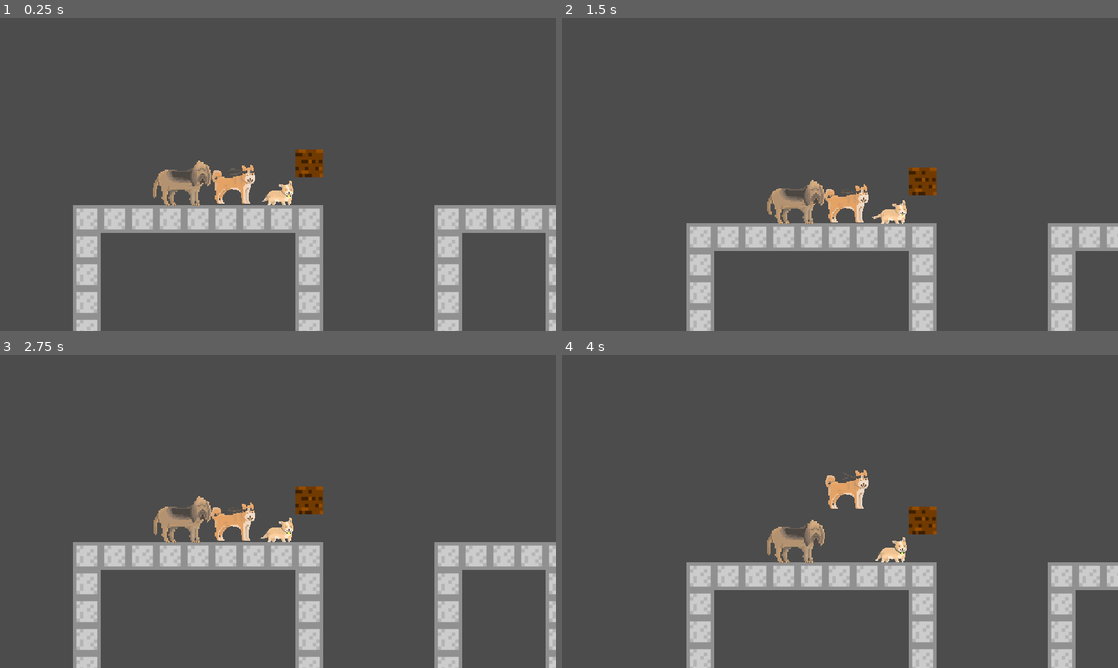
Above: before the commit, frames 1-4 (two rows, left to right).
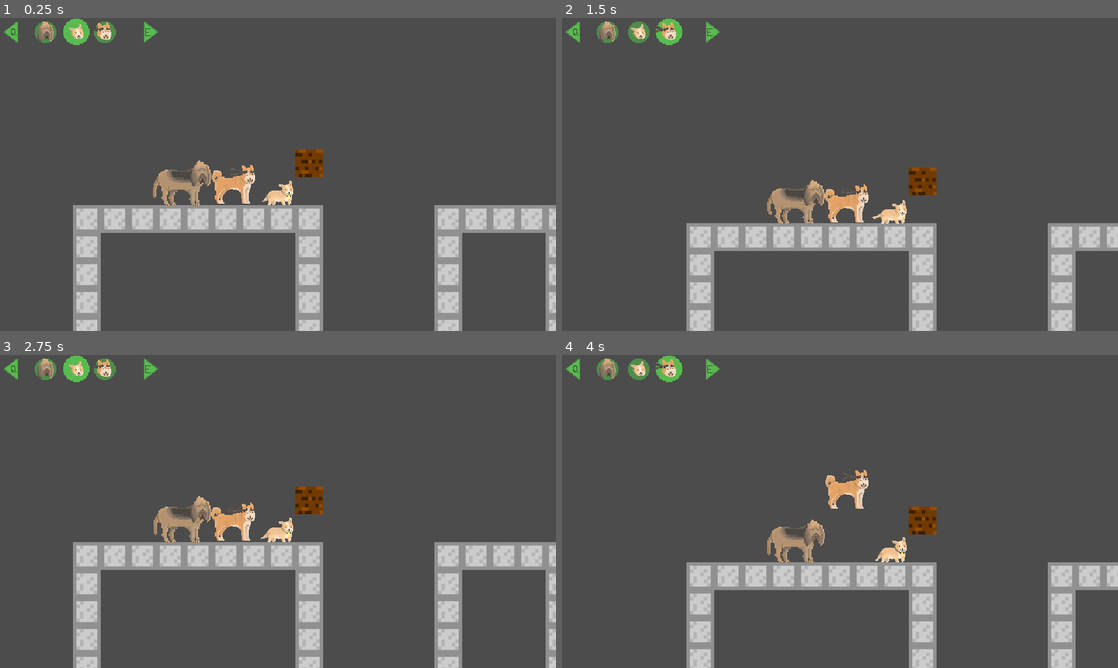
Above: after the commit, the same moments.

Repository: doge-io/temmie
Game: Godot game, scene res://levels/Level3.tscn
The game is run twice, just before and just after one commit, with the same random seed, the same clock (stepped at 60 frames per second) and the same inputs.
Inputs:
- Up to frame 1 (0.25 s): no input
- Up to frame 2 (1.5 s): hold E (ui_switch_right) from 0.53 s (still down); tap Up (ui_up) at 0.77 s
- Up to frame 3 (2.75 s): tap Up (ui_up) at 1.52 s; release E (ui_switch_right) at 2.03 s; hold Q (ui_switch_left) from 2.03 s (still down)
- Up to frame 4 (4 s): release Q (ui_switch_left) at 2.78 s; hold E (ui_switch_right) from 2.78 s (still down); tap Up (ui_up) at 3.02, 3.77 s

The runs differ from the first frame. In frame 1, 0.9% of the frame differs, in the area x 0-29%, y 0-9%; in frame 2, 0.9%; in frame 3, 0.9%; in frame 4, 0.9%.

Commit message:
Added HUD

Diff:
--- a/game/HUD/HUD.tscn
+++ b/game/HUD/HUD.tscn
@@ -2,17 +2,17 @@
 
 [ext_resource path="res://HUD/Q-Arrow.png" type="Texture" id=1]
 [ext_resource path="res://HUD/Bloodhound-Off.png" type="Texture" id=2]
-[ext_resource path="res://HUD/Corgi-Off.png" type="Texture" id=3]
+[ext_resource path="res://HUD/Corgi-On.png" type="Texture" id=3]
 [ext_resource path="res://HUD/Shibe-Off.png" type="Texture" id=4]
 [ext_resource path="res://HUD/E-Arrow.png" type="Texture" id=5]
 
-[node name="MarginContainer" type="MarginContainer"]
+[node name="HUD" type="MarginContainer"]
 
 anchor_left = 0.0
 anchor_top = 0.0
 anchor_right = 0.0
 anchor_bottom = 0.0
-margin_right = 8.0
+margin_right = 194.0
 margin_bottom = 40.0
 rect_pivot_offset = Vector2( 0, 0 )
 rect_clip_content = false
@@ -20,8 +20,9 @@
 mouse_default_cursor_shape = 0
 size_flags_horizontal = 1
 size_flags_vertical = 1
+_sections_unfolded = [ "Anchor" ]
 
-[node name="HBoxContainer" type="HBoxContainer" parent="." index="0"]
+[node name="Container" type="HBoxContainer" parent="." index="0"]
 
 anchor_left = 0.0
 anchor_top = 0.0
@@ -37,15 +38,15 @@
 size_flags_horizontal = 1
 size_flags_vertical = 1
 alignment = 0
+_sections_unfolded = [ "Anchor" ]
 
-[node name="TextureRect" type="TextureRect" parent="HBoxContainer" index="0"]
+[node name="Q" type="TextureRect" parent="Container" index="0"]
 
 anchor_left = 0.0
 anchor_top = 0.0
 anchor_right = 0.0
 anchor_bottom = 0.0
-margin_left = 11.0
-margin_right = 43.0
+margin_right = 32.0
 margin_bottom = 40.0
 rect_pivot_offset = Vector2( 0, 0 )
 rect_clip_content = false
@@ -56,7 +57,7 @@
 texture = ExtResource( 1 )
 stretch_mode = 0
 
-[node name="TextureRect2" type="TextureRect" parent="HBoxContainer" index="1"]
+[node name="Bloodhound" type="TextureRect" parent="Container" index="1"]
 
 anchor_left = 0.0
 anchor_top = 0.0
@@ -74,14 +75,14 @@
 texture = ExtResource( 2 )
 stretch_mode = 0
 
-[node name="TextureRect3" type="TextureRect" parent="HBoxContainer" index="2"]
+[node name="Corgi" type="TextureRect" parent="Container" index="2"]
 
 anchor_left = 0.0
 anchor_top = 0.0
 anchor_right = 0.0
 anchor_bottom = 0.0
-margin_left = 70.0
-margin_right = 102.0
+margin_left = 72.0
+margin_right = 104.0
 margin_bottom = 40.0
 rect_pivot_offset = Vector2( 0, 0 )
 rect_clip_content = false
@@ -91,8 +92,9 @@
 size_flags_vertical = 1
 texture = ExtResource( 3 )
 stretch_mode = 0
+_sections_unfolded = [ "Anchor" ]
 
-[node name="TextureRect4" type="TextureRect" parent="HBoxContainer" index="3"]
+[node name="Shiba" type="TextureRect" parent="Container" index="3"]
 
 anchor_left = 0.0
 anchor_top = 0.0
@@ -110,14 +112,14 @@
 texture = ExtResource( 4 )
 stretch_mode = 0
 
-[node name="TextureRect5" type="TextureRect" parent="HBoxContainer" index="4"]
+[node name="E" type="TextureRect" parent="Container" index="4"]
 
 anchor_left = 0.0
 anchor_top = 0.0
 anchor_right = 0.0
 anchor_bottom = 0.0
-margin_left = 130.0
-margin_right = 162.0
+margin_left = 154.0
+margin_right = 186.0
 margin_bottom = 40.0
 rect_pivot_offset = Vector2( 0, 0 )
 rect_clip_content = false
--- a/game/levels/Level1.gd
+++ b/game/levels/Level1.gd
@@ -5,6 +5,12 @@
 					   get_node("Bloodhound")]
 
 onready var current_player_index = 0
+onready var B_off = load("res://HUD/Bloodhound-Off.png")
+onready var B_on = load("res://HUD/Bloodhound-On.png")
+onready var C_off = load("res://HUD/Corgi-Off.png")
+onready var C_on = load("res://HUD/Corgi-On.png")
+onready var S_off = load("res://HUD/Shibe-Off.png")
+onready var S_on = load("res://HUD/Shibe-On.png")
 func _ready():
 	# Called when the node is added to the scene for the first time.
 	# Initialization here
@@ -21,6 +27,13 @@
 	var current_player = players[current_player_index]
 	current_player.active = false
 
+	if current_player_index == 0:
+		$CanvasLayer/HUD/Container/Corgi.texture = C_off
+	elif current_player_index == 1:
+		$CanvasLayer/HUD/Container/Shiba.texture = S_off
+	elif current_player_index == 2:
+		$CanvasLayer/HUD/Container/Bloodhound.texture = B_off
+
 	current_player_index += -1 if left else 1
 	if (current_player_index < 0):
 		current_player_index = len(players)-1
@@ -30,6 +43,13 @@
 	current_player.active = true
 	current_player.get_node("Camera2D").current = true
 
+	if current_player_index == 0:
+		$CanvasLayer/HUD/Container/Corgi.texture = C_on
+	elif current_player_index == 1:
+		$CanvasLayer/HUD/Container/Shiba.texture = S_on
+	elif current_player_index == 2:
+		$CanvasLayer/HUD/Container/Bloodhound.texture = B_on
+
 func _process(delta):
 	for player in players:
 		if player.position.y > 1000:
--- a/game/levels/Level3.tscn
+++ b/game/levels/Level3.tscn
@@ -32,6 +32,9 @@
 format = 1
 tile_data = PoolIntArray( 458788, 0, 0, 458789, 0, 0, 458790, 0, 0, 458791, 0, 0, 458792, 0, 0, 524324, 0, 0, 524328, 0 …(761 unchanged characters)…
 _sections_unfolded = [ "Cell" ]
+__meta__ = {
+"_edit_lock_": true
+}
 
 [node name="Corgi" parent="." index="1" instance=ExtResource( 3 )]
 
@@ -54,7 +57,12 @@
 playback/repeat = false
 playback/speed = 1.0
 
-[node name="HUD" parent="." index="5" instance=ExtResource( 6 )]
+[node name="CanvasLayer" type="CanvasLayer" parent="." index="5"]
 
-visible = false
-margin_right = 194.0
+layer = 1
+offset = Vector2( 0, 0 )
+rotation = 0.0
+scale = Vector2( 1, 1 )
+transform = Transform2D( 1, 0, 0, 1, 0, 0 )
+
+[node name="HUD" parent="CanvasLayer" index="0" instance=ExtResource( 6 )]
